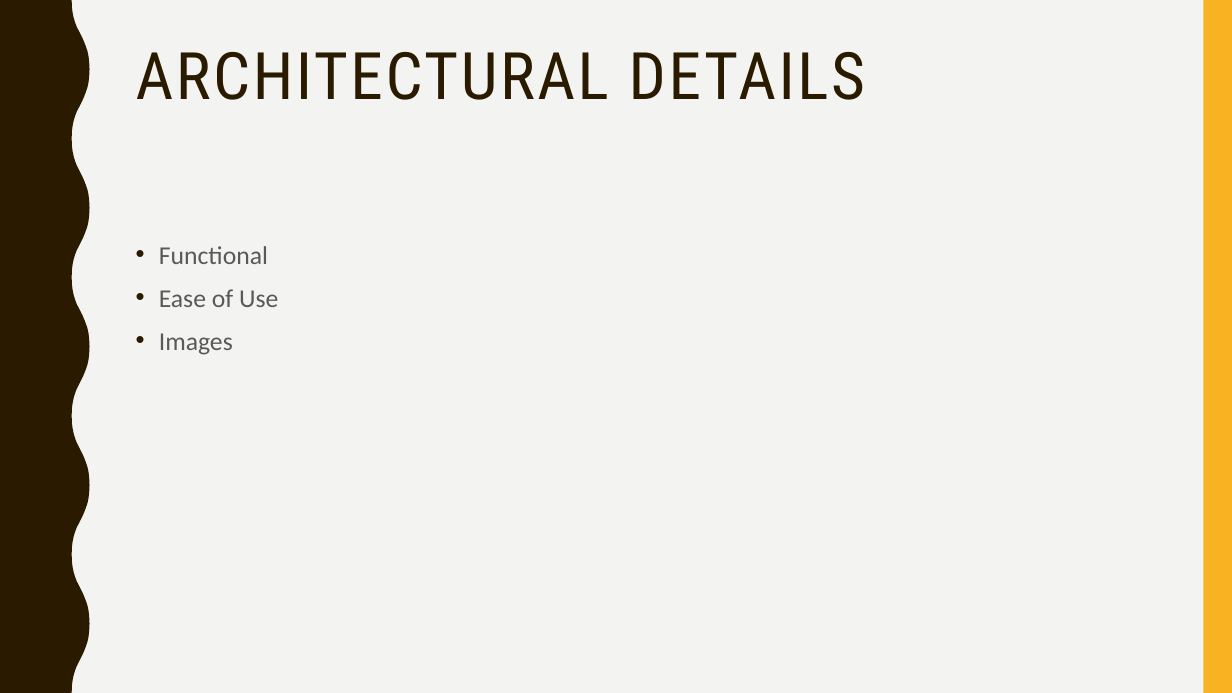
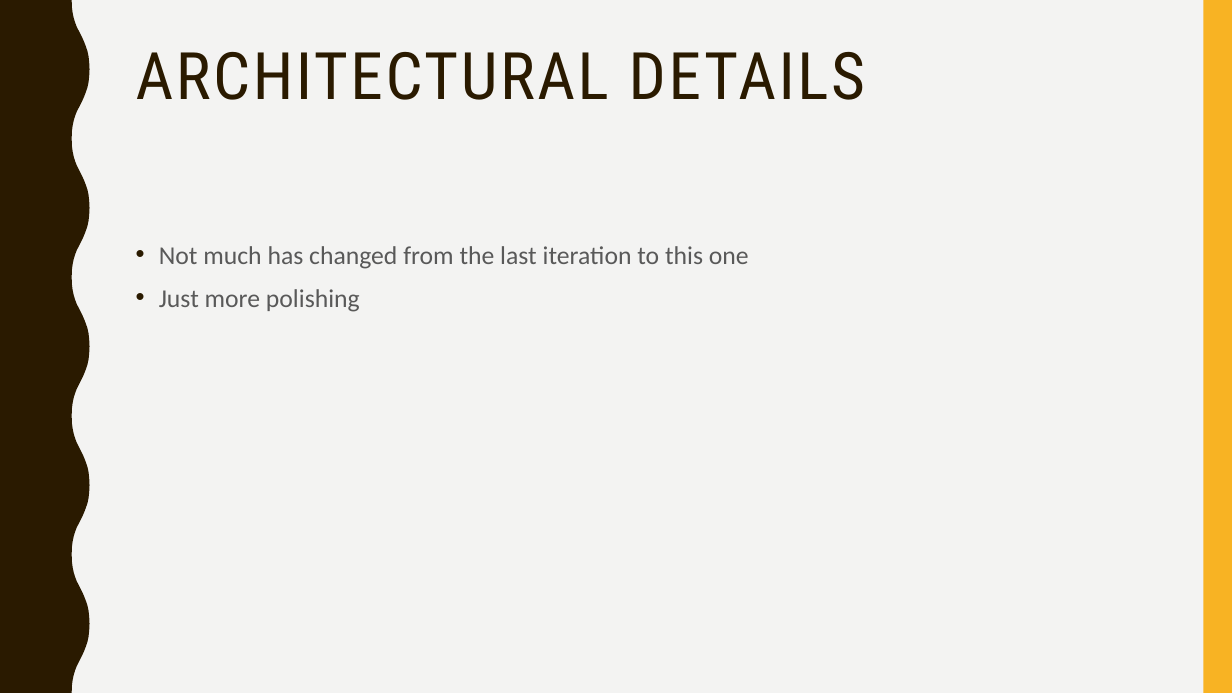
Before and after one commit to CSC-440-Sp2017-NKU/team-project-team-todo, a slide deck: slide 3 of deliverables/iteration3/Iteration3Presentation.pptx. Drawn at 1232x693 pixels with LibreOffice and Linux fonts; fonts in the diff are those of the drawing. Boxes give left, top, right and bottom in pixels: in the first picture for what was removed or moved away, otherwise in the second. Text is boxed around its words. In the diff, an @@ line names an element or a change of style, - is before the commit and + after.

Commit message:
'finished' presentation
will finish once bryan werth messages back

```diff
--- a/deliverables/iteration3/Iteration3Presentation.pptx
+++ b/deliverables/iteration3/Iteration3Presentation.pptx
@@ text at [159, 246, 749, 312]: text changed @@
-• Functional
-• Ease of Use
-• Images
+• Not much has changed from the last iteration to this one
+• Just more polishing
```
